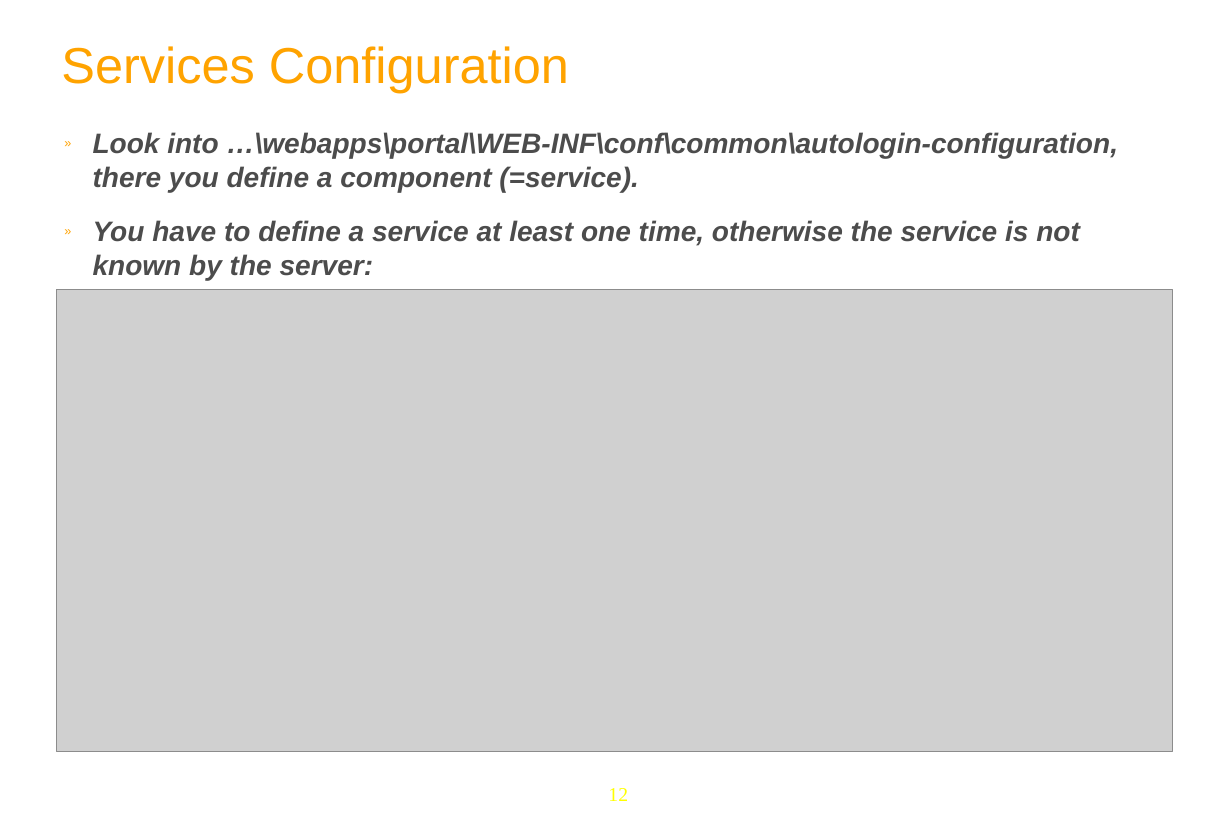
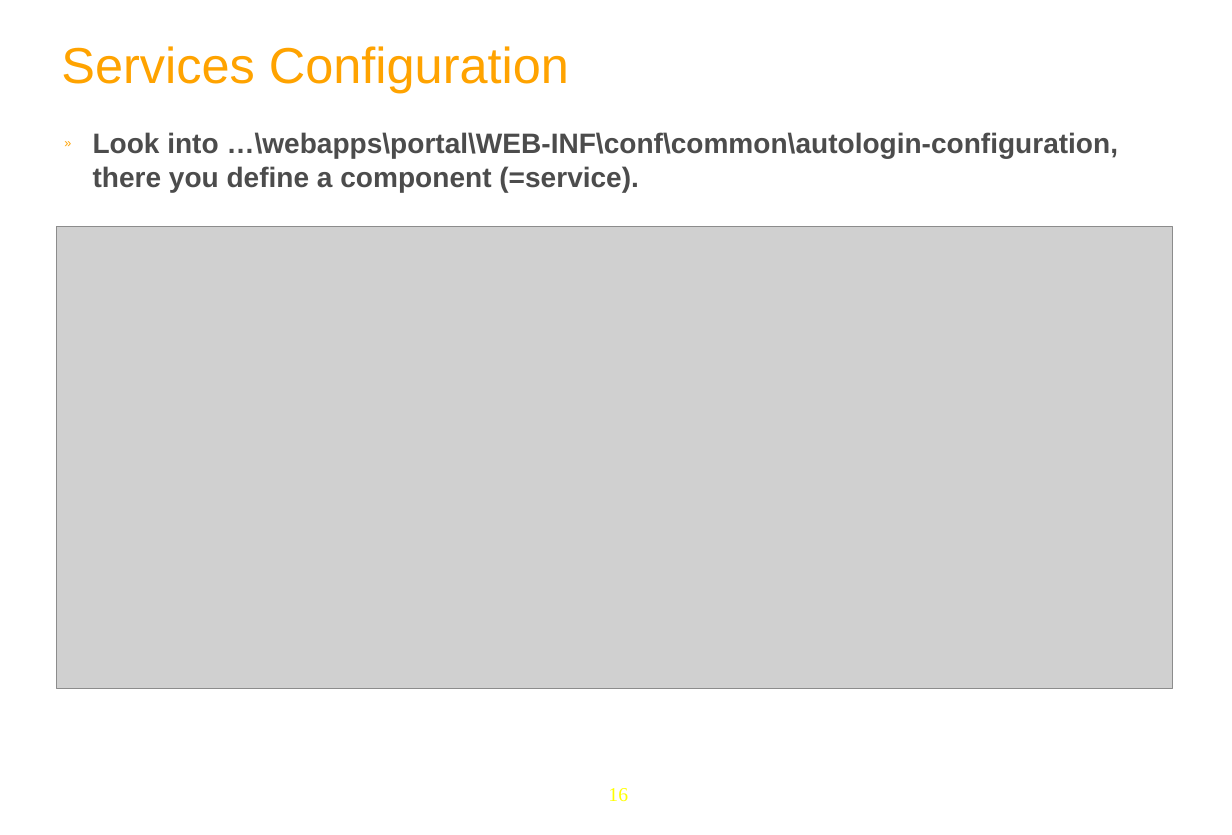
Before and after one commit to anhvurz90/training, a slide deck: slide 16 of exo-developer/210-configuration/slides/210-Portal-configuration-XDev-en.ppt (slide 12 before the commit). Drawn at 1232x835 pixels with LibreOffice and Linux fonts; fonts in the diff are those of the drawing; grey boxes stand for pictures; background and template pictures are left out. Boxes give left, top, right and bottom in pixels: in the first picture for what was removed or moved away, otherwise in the second. Text is boxed around its words. In the diff, an @@ line names an element or a change of style, - is before the commit and + after.

```diff
--- a/exo-developer/210-configuration/slides/210-Portal-configuration-XDev-en.ppt
+++ b/exo-developer/210-configuration/slides/210-Portal-configuration-XDev-en.ppt
@@ text "Look into …\webapps\portal\WEB-INF\conf\common\autologin-con ..." at (x1=93, y1=132, x2=1119, y2=192): italic off @@
@@ picture moved from (x1=57, y1=289, x2=1173, y2=751) to (x1=57, y1=226, x2=1173, y2=689) @@
@@ text at (x1=93, y1=220, x2=1080, y2=280): paragraph removed @@
-» You have to define a service at least one time, otherwise the service is not known by the server:
@@ page number at (x1=608, y1=788, x2=628, y2=802): text changed @@
-12
+16
```
Also in this commit, not shown: 47 other slides changed, 11 slides added, 2 slides removed.
